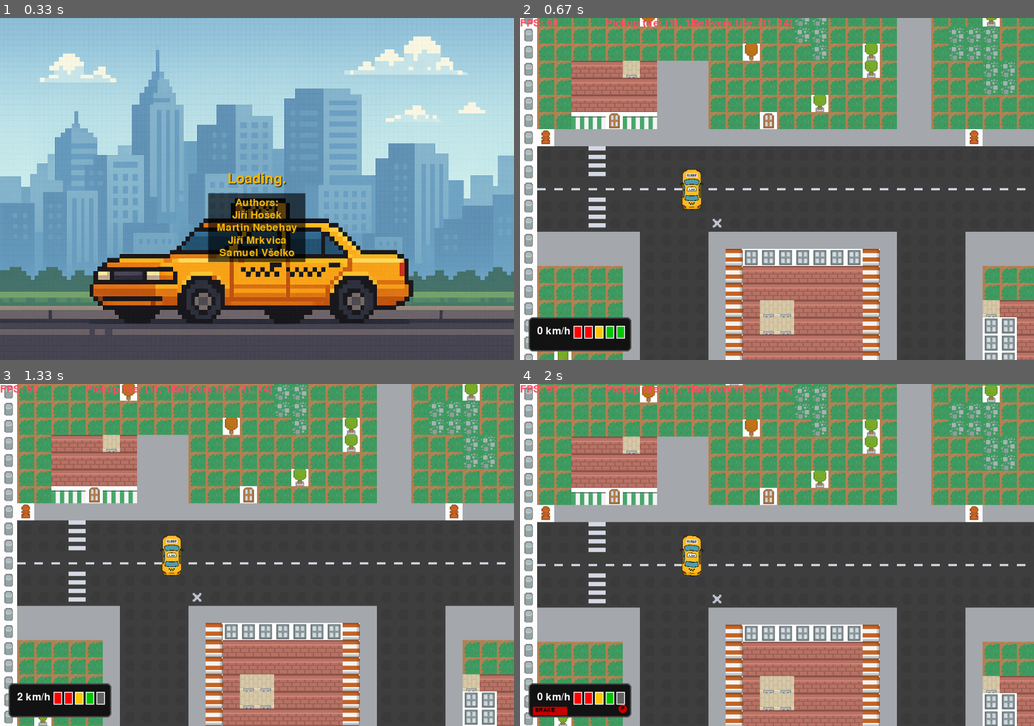
Above: before the commit, frames 1-4 (two rows, left to right).
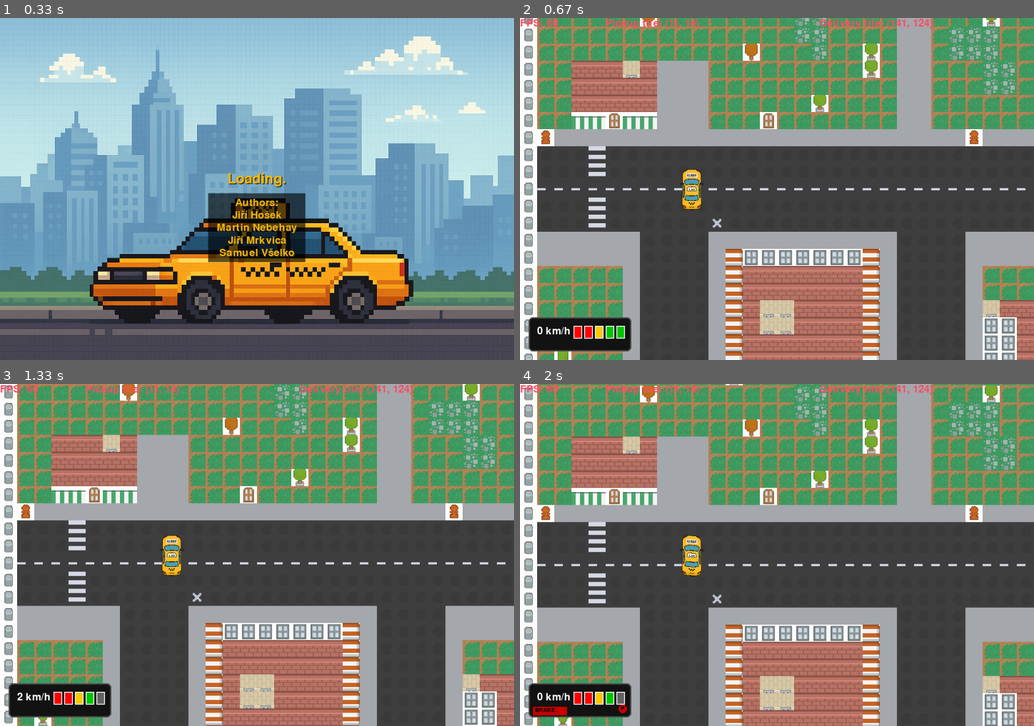
Above: after the commit, the same moments.

Repository: jirihos/UUN-Pygame-workshop
Game: pygame game, started from src/main.py
Same seed, same stepped clock (60 frames per second), same inputs: the game is played once before the commit and once after it.
Inputs (mouse positions are in pixels of both pictures, inside the frame that each line leads up to):
- Up to frame 1 (0.33 s): no input
- Up to frame 2 (0.67 s): click (777, 189) at 0.38 s
- Up to frame 3 (1.33 s): tap Space at 0.67, 1 s
- Up to frame 4 (2 s): hold D 1.33-1.8 s; hold W from 1.83 s (still down); tap Space at 1.9 s; tap X at 1.98 s

Frame 1 is identical in both runs. In frame 2, 0.4% of the frame differs, in the area x 33-81%, y 0-4%; in frame 3, 0.4%; in frame 4, 0.4%.

Commit message:
Fix jobs

Diff:
--- a/src/scenes/game.py
+++ b/src/scenes/game.py
@@ -52,7 +52,7 @@
         map_filepath = os.path.join(os.path.dirname(base_path), "editor/tile_map.txt")
         self.tile_map = load_tile_map(map_filepath)
 
-        self.WALKABLE_TILES = [0, 22, 850, 779, 674, 709]
+        self.WALKABLE_TILES = [0, 22, 850, 851, 779, 674, 709]
 
         self.MAP_WIDTH = len(self.tile_map[0]) * self.tile_size
         self.MAP_HEIGHT = len(self.tile_map) * self.tile_size
@@ -115,7 +115,7 @@
         screen.blit(self.font.render(f"FPS: {self.main.clock.get_fps():.0f}", True, (250, 80, 100)), (0, 0))
         if self.current_job is not None:
             screen.blit(self.font.render(f"Pickup tile: {self.current_job.pickup_tile_loc}", True, (250, 80, 100)), (200, 0))
-            screen.blit(self.font.render(f"Delivery tile: {self.current_job.pickup_tile_loc}", True, (250, 80, 100)), (400, 0))
+            screen.blit(self.font.render(f"Delivery tile: {self.current_job.delivery_tile_loc}", True, (250, 80, 100)), (700, 0))
 
         pygame.display.flip()
 
